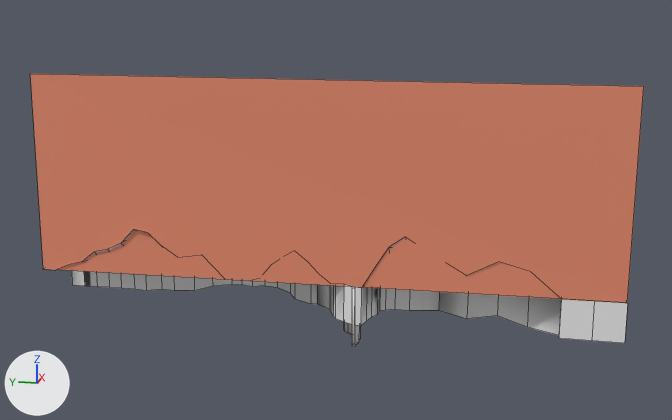
A saved change to the Blender file Assets/Blenders/Map.blend.
The view is the same before and after, from a 50 mm lens placed at (-98.9, -24.6, 31.3), pointed at (4.9, -3.8, 5.3). Arrows for +X, +Y and +Z are at lower left; the lights stay in place. Mesh edges are drawn as thin lines.

The scene before the commit, as lines of its bpy script (objects in view):
```python
me_bg = bpy.data.meshes.new('BG')
me_bg.from_pydata([(-0.03, 3.04, -1.05), (0.01, 3.04, 1.04), (0.02, -3.05, -1.04), (0.01, -3.04, 1.04), (0.0, -0.46, -1.04)], [], [(0, 1, 3, 2, 4)])
me_bg.materials.append(mat_sky)  # orange #e78c6e
me_terrain = bpy.data.meshes.new('Terrain')
me_terrain.from_pydata(...)  # 693 vertices, 646 faces, 2 loose edges; spans x -1.58..0.53, y -3.08..3.04, z -0.47..0.56
# faces by material slot: [408, 148, 16, 74]
me_terrain.materials.append(mat_grass)  # white #e7e7e7
me_terrain.materials.append(mat_mountain)  # white #e7e7e7
me_terrain.materials.append(mat_snow)  # white #e7e7e7
me_terrain.materials.append(mat_sand)  # white #e7e7e7
ob_bg = bpy.data.objects.new('BG', me_bg)
ob_bg.location = (-10.02, -4.92, 11.53)
ob_bg.scale = (10.0, 10.0, 10.0)
ob_terrain = bpy.data.objects.new('Terrain', me_terrain)
ob_terrain.location = (5.35, -4.61, 1.05)
ob_terrain.scale = (10.0, 10.0, 10.0)
```
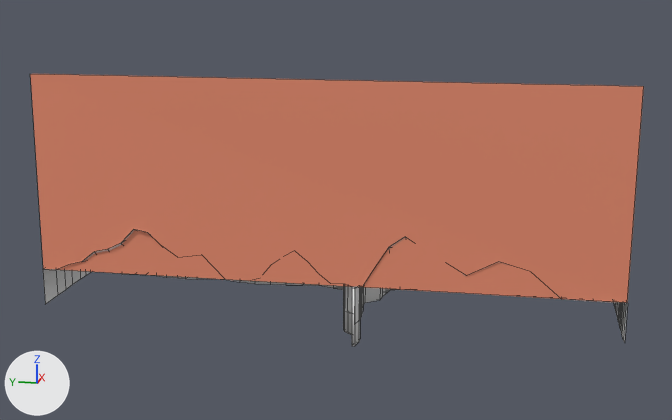
The change in detail:
me_terrain is used by ob_terrain; location (5.35, -4.61, 1.05); scale (10.0, 10.0, 10.0).
me_terrain had 693 vertices, 646 faces, 2 loose edges and spanned x -1.58..0.53, y -3.08..3.04, z -0.47..0.56.
me_terrain now has 657 vertices, 608 faces, 2 loose edges and spans x -1.58..0.53, y -3.08..3.04, z -0.47..0.56.
me_terrain part 1: 39 vertices removed from x -1.57..-0.5, y -2.77..2.87, z -0.43..-0.35; 3 vertices added at x -1.58..-1.08, y 3.01..3.02, z -0.41.

Boxes (x1, y1, x2, y2) around the edits, measured in the pictures (672 x 420 px):
'Terrain', reshaped: before (46, 229, 628, 343); after (43, 229, 628, 343)
part 1 of me_terrain, cut back: before (72, 271, 628, 343); after (43, 269, 72, 304)
'Water', unchanged, uncovered by the edit: before (343, 287, 360, 346); after (122, 273, 399, 346)
